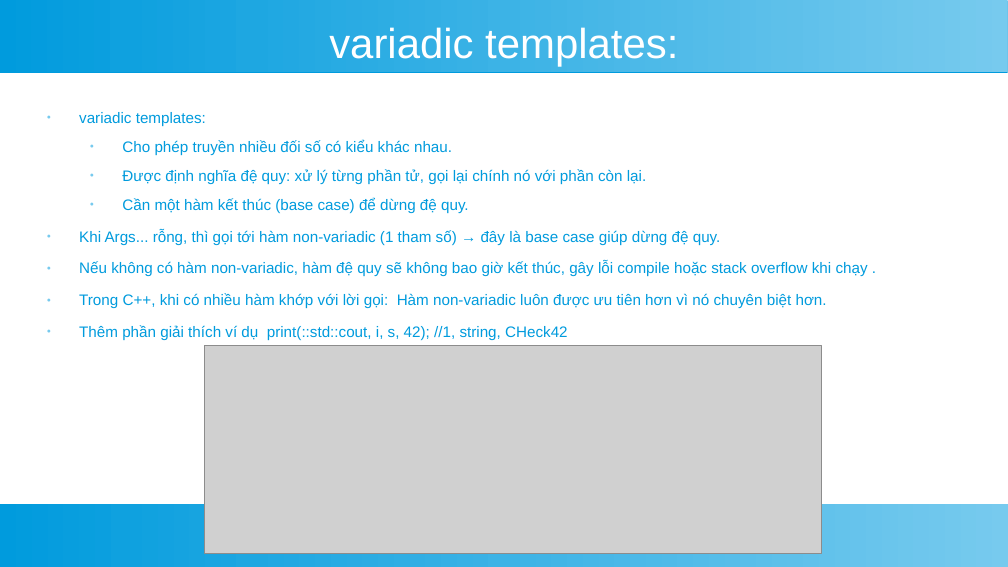
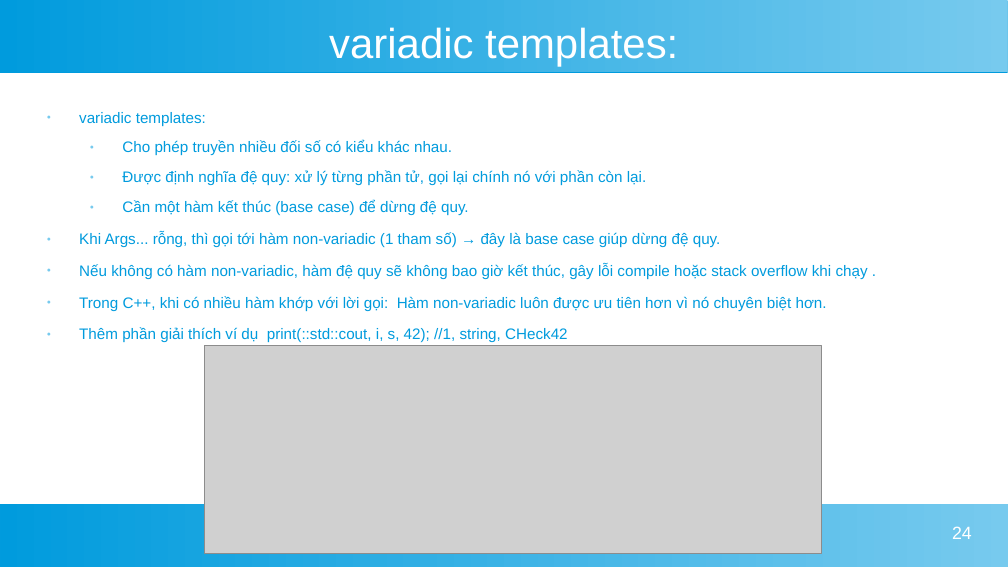
Before and after one commit to TrietTruong2243/AdvancedWeb_TicTacToe, a slide deck: slide 24 of template.odp (slide 25 before the commit). Drawn at 1008x567 pixels with LibreOffice and Linux fonts; fonts in the diff are those of the drawing; grey boxes stand for pictures. Boxes give left, top, right and bottom in pixels: in the first picture for what was removed or moved away, otherwise in the second. Text is boxed around its words. In the diff, an @@ line names an element or a change of style, - is before the commit and + after.

```diff
--- a/template.odp
+++ b/template.odp
@@ text "variadic templates:" at [79,112,868,342]: indent changed; line spacing 1 to 0.9; more space between paragraphs @@
@@ rectangle removed at [0,504,1008,567] @@
@@ freeform shape added at [0,504,1008,567], fill gradient #77CAEE to #009BDD @@
@@ page number added at [952,526,972,539], 14 pt, text #FFFFFF @@
+24
```
Also in this commit, not shown: 26 other slides changed, 1 slide added, 2 slides removed.
